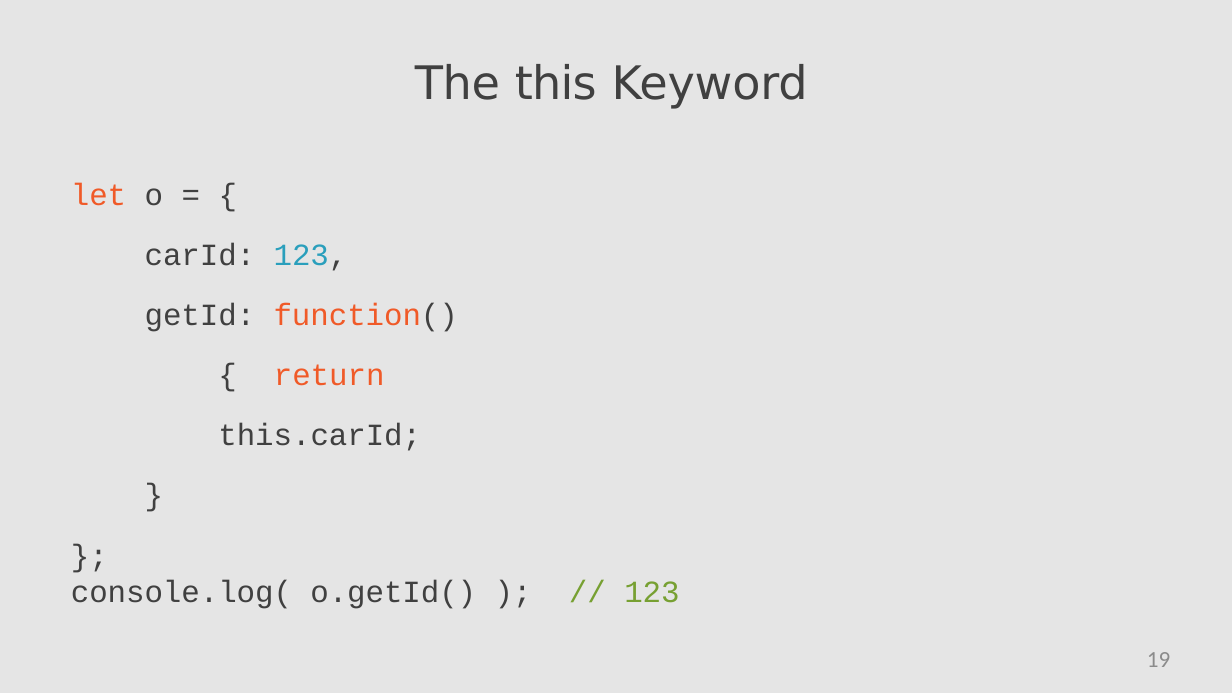
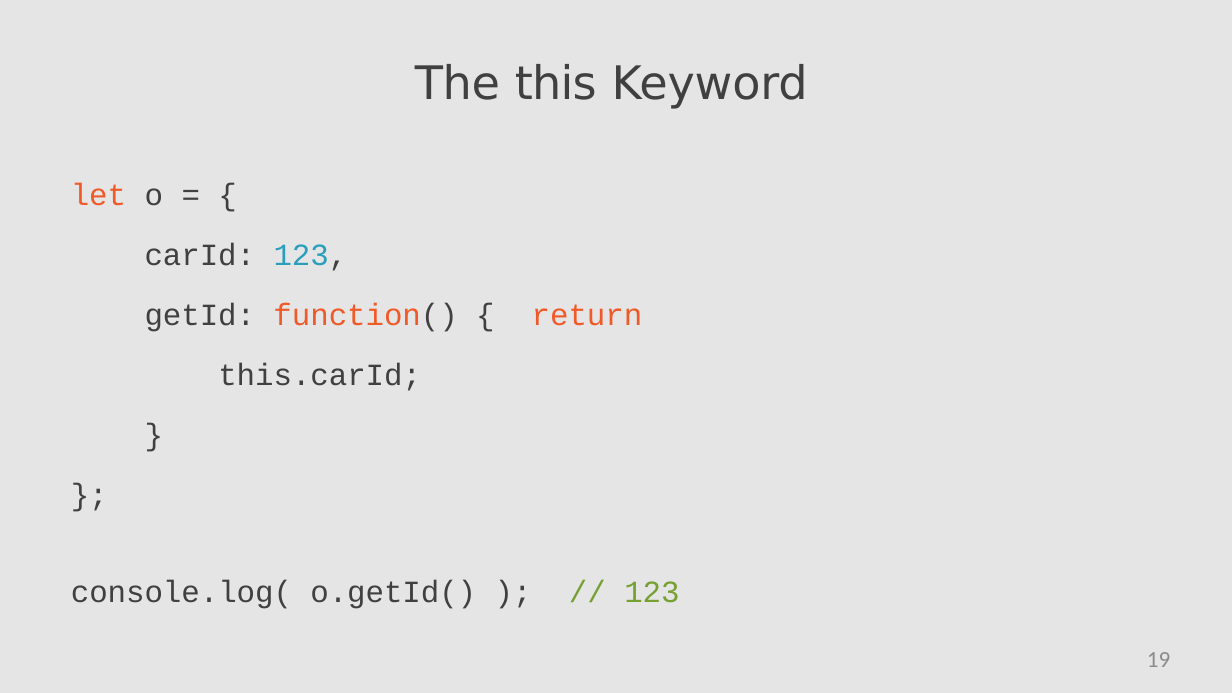
Before and after one commit to StevenJoseph19/Capgemini-Playwright-July-2024, a slide deck: slide 19 of Day 1/3. Modern Javascript (ES6)/Slides/5. Functions and Scope/functions-and-scope-slides.pptx. Drawn at 1232x693 pixels with LibreOffice and Linux fonts; fonts in the diff are those of the drawing. Boxes give left, top, right and bottom in pixels: in the first picture for what was removed or moved away, otherwise in the second. Text is boxed around its words. In the diff, an @@ line names an element or a change of style, - is before the commit and + after.

```diff
--- a/Day 1/3. Modern Javascript (ES6)/Slides/5. Functions and Scope/functions-and-scope-slides.pptx
+++ b/Day 1/3. Modern Javascript (ES6)/Slides/5. Functions and Scope/functions-and-scope-slides.pptx
@@ text "let o = {" rewrapped from [71, 182, 458, 451] to [71, 182, 643, 391] @@
```
Also in this commit, not shown: 6 other files.
